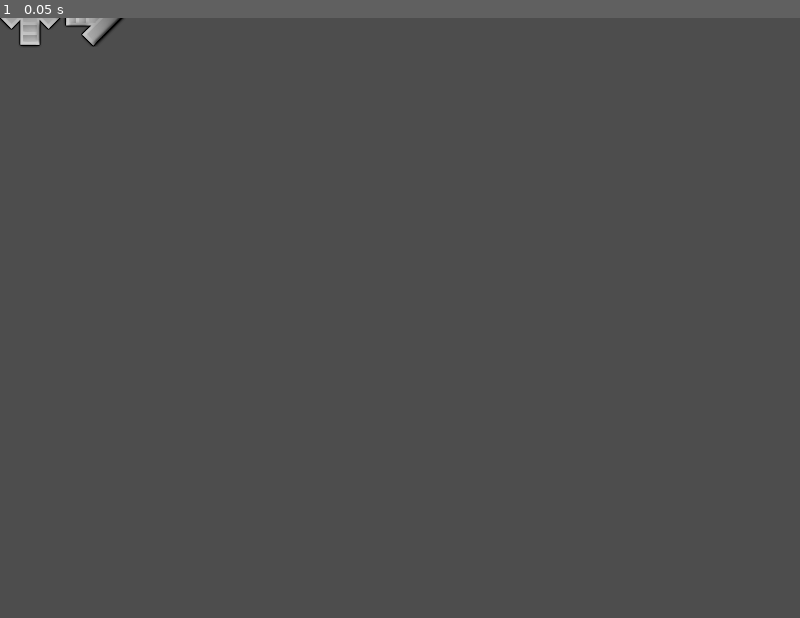
Above: before the commit, frame 1.
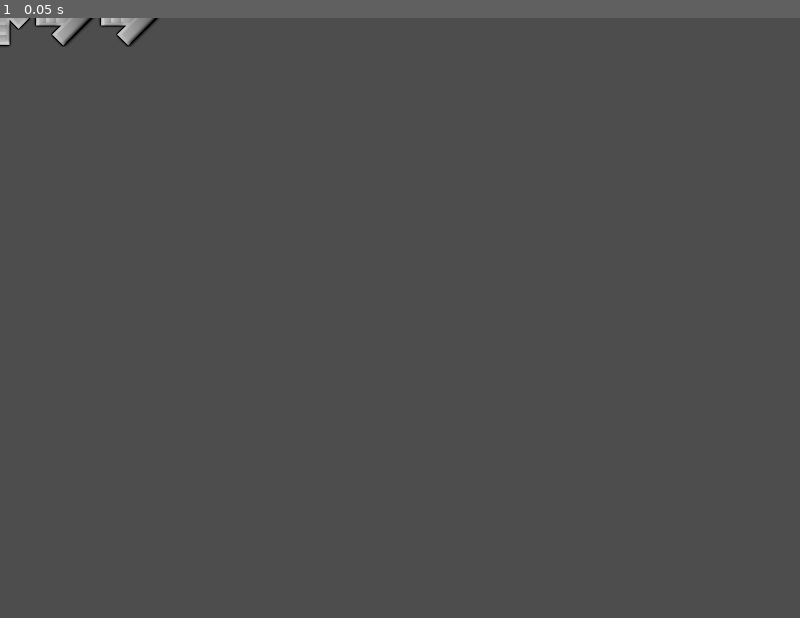
Above: after the commit, the same moment.

Repository: snil4/StepEditor
Game: Godot game, scene res://Scenes/Targets/Target5k.tscn
The game is run twice, just before and just after one commit, with the same random seed, the same clock (stepped at 60 frames per second) and the same inputs. This scene is started directly instead of the project's main scene.
Inputs:
- Up to frame 1 (0.05 s): no input

The runs differ from the first frame. In frame 1, 0.6% of the frame differs, in the area x 0-20%, y 0-5%.

Commit message:
UCS parser is working!! kinda....
not usable yet but for here it should be nothing to implement loading charts.

Diff:
--- a/Scenes/Targets/Target5k.tscn
+++ b/Scenes/Targets/Target5k.tscn
@@ -5,21 +5,25 @@
 [node name="Target" type="Node2D"]
 position = Vector2(2.08165e-12, -2)
 
-[node name="Left" type="Sprite2D" parent="."]
-position = Vector2(-100, 0)
+[node name="DownLeft" type="Sprite2D" parent="."]
+position = Vector2(-130, 0)
 rotation = 1.5708
 texture = ExtResource("1_xov5b")
 
-[node name="Down" type="Sprite2D" parent="."]
-position = Vector2(-35, 0)
+[node name="UpLeft" type="Sprite2D" parent="."]
+position = Vector2(-65, 0)
 texture = ExtResource("1_xov5b")
 
-[node name="Up" type="Sprite2D" parent="."]
-position = Vector2(30, 0)
+[node name="Center" type="Sprite2D" parent="."]
 rotation = 3.14159
 texture = ExtResource("1_xov5b")
 
-[node name="Right" type="Sprite2D" parent="."]
-position = Vector2(95, 0)
+[node name="UpRight" type="Sprite2D" parent="."]
+position = Vector2(65, 0)
 rotation = -1.5708
 texture = ExtResource("1_xov5b")
+
+[node name="DownRight" type="Sprite2D" parent="."]
+position = Vector2(130, 0)
+rotation = -1.5708
+texture = ExtResource("1_xov5b")
--- a/Scripts/Editor.gd
+++ b/Scripts/Editor.gd
@@ -25,13 +25,13 @@
 const snap_options = [0.015625 ,1, 0.5, 0.375, 0.25, 0.1875, 0.125, 0.0625, 0.09375, 0.03125, 0.015625]
 # Names of the cur_snap options
 const snap_names = ["Free" ,"4th", "8th", "12th", "16th", "24th", "32nd", "48th", "64th", "92nd", "128th"]
-const music_file_types = [".ogg",".mp3"]
-const chart_file_types = [".sm",".ssc",".ucs"]
-
-const target4k_path  = "res://Scenes/Target4k"
-const target5k_path  = "res://Scenes/Target5k"
-const target8k_path  = "res://Scenes/Target8k"
-const target10k_path = "res://Scenes/Target10k"
+const music_file_types = ["ogg","mp3"]
+const chart_file_types = ["sm","ssc","ucs"]
+
+const target4k_path  = "res://Scenes/Targets/Target4k.tscn"
+const target5k_path  = "res://Scenes/Targets/Target5k.tscn"
+const target8k_path  = "res://Scenes/Targets/Target8k.tscn"
+const target10k_path = "res://Scenes/Targets/Target10k.tscn"
 
 ## File managment variables
 # Song properties
@@ -256,11 +256,11 @@
 func load_file():
 	var split = file_name.split(".",false,1)
 
-	if music_file_types.has(split[0]):
+	if music_file_types.has(split[1]):
 		properties["music"] = file_name
 		parser_node.load_music(properties)
 
-	elif chart_file_types.has(split[0]):
+	elif chart_file_types.has(split[1]):
 		properties["chart"] = file_name
 		parser_node.load_chart(properties)
 
@@ -318,15 +318,25 @@
 
 	match chart_type:
 		4:
-			target_node = load(target4k_path).instance()
+			target_node = load(target4k_path).instantiate()
 
 		5:
-			target_node = load(target5k_path).instance()
+			target_node = load(target5k_path).instantiate()
 
 		8:
-			target_node = load(target8k_path).instance()
+			target_node = load(target8k_path).instantiate()
 
 		10:
-			target_node = load(target10k_path).instance()
+			target_node = load(target10k_path).instantiate()
 
 	area2d_node.add_child(target_node)
+
+
+func set_bpm(bpm: float):
+	cur_bpm=bpm
+	measure_container_node.change_props(bpm,cur_div)
+
+
+func set_div(div: int):
+	cur_div=div
+	measure_container_node.change_props(cur_bpm,div)
--- a/Scripts/Parser.gd
+++ b/Scripts/Parser.gd
@@ -12,8 +12,10 @@
 var cur_beat: float
 var cur_split: float
 var cur_div: int
+var cur_bpm: float
 
-@onready var measure_container_node = $Area2D/MeasureContainer
+@onready var measure_container_node = $"/root/Main/Editor/Area2D/MeasureContainer"
+@onready var editor_node = $"/root/Main/Editor"
 
 
 # Called when the node enters the scene tree for the first time.
@@ -39,7 +41,6 @@
 	properties = original_properties
 	file_path = properties["folder"] + "/" + properties["chart"]
 
-	file = FileAccess.open(file_path, FileAccess.READ)
 	if properties["chart"].ends_with(".ucs"):
 		properties["type"] = "ucs"
 		parse_ucs(original_properties);
@@ -47,6 +48,7 @@
 	else:
 		properties["type"] = "sm"
 
+		file = FileAccess.open(file_path, FileAccess.READ)
 		# index = 0
 		while not file.eof_reached(): # iterate through all lines until the end of file is reached
 			line = file.get_line()
@@ -80,10 +82,11 @@
 
 	# Initialize measure and beat count
 	cur_measure=1
-	cur_beat=1
+	cur_beat=1.0
 
 	# Default single mode for pump
 	cur_mode = 5
+	editor_node.change_mode(5)
 
 	# Set global file path for the chart
 	file_path = properties["folder"] + "/" + properties["chart"]
@@ -97,17 +100,37 @@
 		# Header
 		if line.begins_with(":"):
 			cur_property = line.split("=",true,1)
-			properties[cur_property[0].to_lower()] = cur_property[1]
+			properties[cur_property[0].lstrip(":").to_lower()] = cur_property[1]
+
+			match cur_property[0].lstrip(":").to_lower():
+
+				"bpm":
+					cur_bpm=float(cur_property[1])
+					editor_node.set_bpm(float(cur_property[1]))
+
+				"beat":
+					editor_node.set_div(int(cur_property[1]))
+					cur_div=int(cur_property[1])
+
+				"split":
+					cur_split=int(cur_property[1])
+
+				"mode":
+					if cur_property[1].to_lower() == "double":
+						cur_mode = 10
+						editor_node.change_mode(10)
 
 		# Chart
-		else:
+		elif line.length() > 0:
 			var line_buffer = line.to_ascii_buffer()
 
-			for i in cur_mode:
-				if line_buffer[i] == "X":
-					measure_container_node.add_note_node(i,cur_measure,cur_beat)
+			if line_buffer.size() > 0:
+				for i in cur_mode:
 
-			cur_beat += 1.0 / cur_split
+					if line_buffer[i] == 88:
+						measure_container_node.add_note_node(i,cur_measure,cur_beat)
+
+			cur_beat += 1.0 / float(cur_split)
 			measure_fix()
 
 
Binary file added: Assets/Noteskins/Pump/1.png
Not shown, added: Assets/Noteskins/Pump/1.png.import
Binary file added: Assets/Noteskins/Pump/2.png
Not shown, added: Assets/Noteskins/Pump/2.png.import
Binary file added: Assets/Noteskins/Pump/3.png
Not shown, added: Assets/Noteskins/Pump/3.png.import
Not shown, changed: .DS_Store
